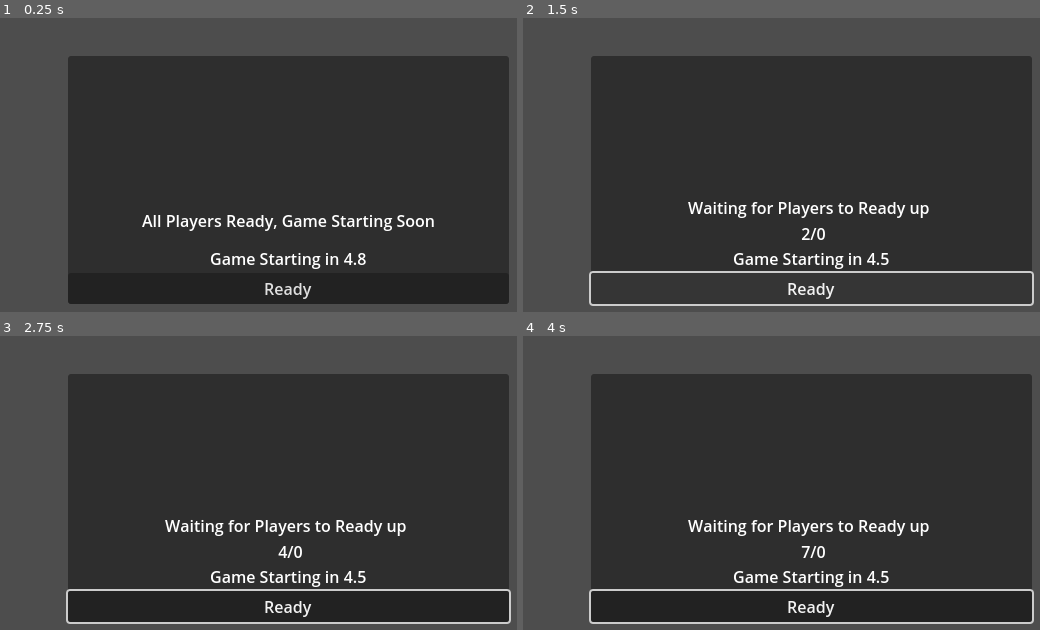
Above: before the commit, frames 1-4 (two rows, left to right).
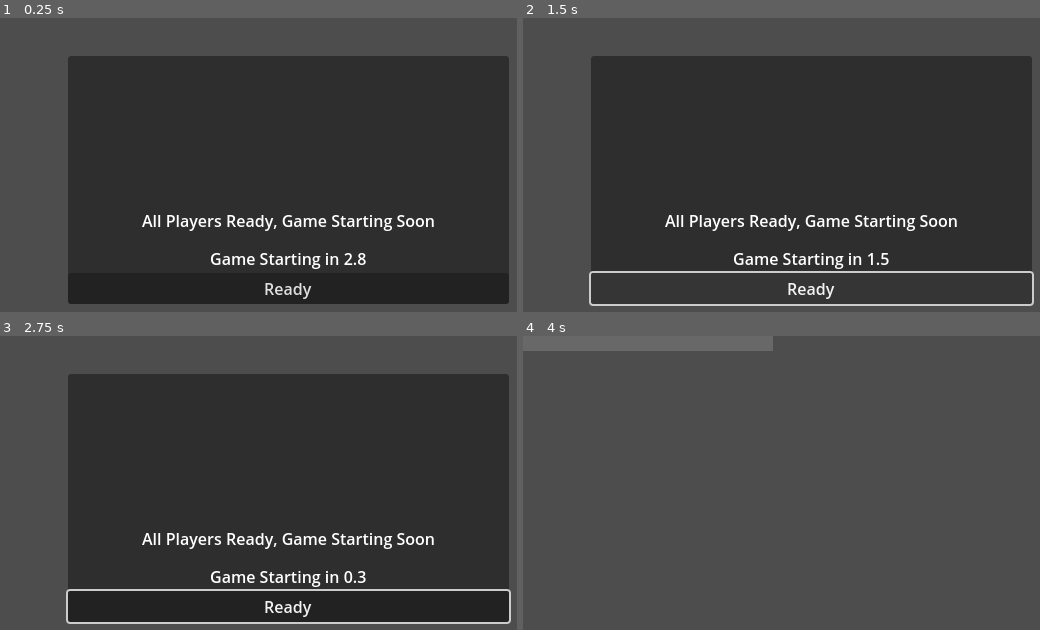
Above: after the commit, the same moments.

Repository: FoxSupp/bidding-brawl
Game: Godot game, scene res://scenes/bidding_menu.tscn
Same seed, same stepped clock (60 frames per second), same inputs: the game is played once before the commit and once after it. This scene is started directly instead of the project's main scene.
Inputs (mouse positions are in pixels of both pictures, inside the frame that each line leads up to):
- Up to frame 1 (0.25 s): no input
- Up to frame 2 (1.5 s): click "Ready" at 0.5 s; click "Ready" at 1.25 s
- Up to frame 3 (2.75 s): tap Enter at 2 s; move the mouse to (413, 483) at 2.02 s; hold D (move_right) from 2.03 s (still down); click (413, 483) at 2.1 s; tap Space (jump) at 2.27 s
- Up to frame 4 (4 s): tap Space (jump) at 2.75, 3.02 s; move the mouse to (693, 515) at 2.77 s; click (693, 515) at 2.85 s; tap Enter at 3.5 s; move the mouse to (869, 427) at 3.52 s; release D (move_right) at 3.53 s; hold A (move_left) from 3.53 s (still down); click (869, 427) at 3.6 s

The runs differ from the first frame. In frame 1, less than 0.1% of the frame differs, in the area x 66-69%, y 79-85%; in frame 2, 2.2%; in frame 3, 2.2%; in frame 4, 75%, in the area x 0-99%, y 0-98%.

Commit message:
Refactor bidding menu logic and enhance player readiness handling
- Removed unnecessary signal and streamlined player readiness logic.
- Improved UI updates for player readiness and countdown timer.
- Added new RPC functions for updating player stats and UI based on server authority.
- Enhanced the process of managing player stats display during the bidding phase.

Diff:
--- a/scripts/SessionManager.gd
+++ b/scripts/SessionManager.gd
@@ -2,10 +2,6 @@
 
 
 var player_stats = {}
-
-@rpc("authority", "call_local")
-func sync_player_stats(stats: Dictionary) -> void:
-	player_stats = stats
 
 func newPlayer(peer_id: int) -> void:
 	player_stats[peer_id] = {
--- a/scripts/bidding_menu.gd
+++ b/scripts/bidding_menu.gd
@@ -1,7 +1,6 @@
 extends Control
 
-signal player_ready
-
+const PLAYER_STAT_BLOCK = preload("res://scenes/player_stat_block.tscn")
 @export var ready_players: Array = []
 @onready var button_ready: Button = $Background/ButtonReady
 @onready var label_ready_players: Label = $Background/LabelReadyPlayers
@@ -9,55 +8,61 @@
 @onready var timer_start_round: Timer = $TimerStartRound
 @onready var label_timer_countdown: Label = $Background/LabelTimerCountdown
 
-const PLAYER_STAT_BLOCK = preload("res://scenes/player_stat_block.tscn")
+const NEW_ROUND_TIMER: float = 3.0
 
 func _ready() -> void:
-	label_ready_players.text = "Waiting for Players to Ready up \n 0/" + str(NetworkManager.players.size())
-	button_ready.pressed.connect(_ready_button_pressed)
-	player_ready.connect(_update_display)
-	_update_player_stats_display()
+	label_ready_players.text = "Waiting for Players to Ready up \n0/" + str(NetworkManager.players.size())
+	button_ready.pressed.connect(func(): rpc("ready_player"))
+	if multiplayer.is_server():
+		_update_stats()
+		rpc("update_player_stats_from_server", SessionManager.player_stats)
 
-# Called every frame. 'delta' is the elapsed time since the previous frame.
-func _process(delta: float) -> void:
-	if multiplayer.is_server():
-		if ready_players.size() >= NetworkManager.players.size():
+func _process(_delta: float) -> void:
+	if not multiplayer.is_server(): return
+	var all_ready = ready_players.size() >= NetworkManager.players.size()
+	if all_ready:
+		if timer_start_round.is_stopped():
+			timer_start_round.start(NEW_ROUND_TIMER)
 			timer_start_round.timeout.connect(func(): NetworkManager.rpc("start_game"))
-	_update_display()
+		rpc("update_all_ready_ui", timer_start_round.time_left)
+	else:
+		rpc("update_waiting_ui", ready_players.size(), NetworkManager.players.size())
 
 @rpc("any_peer", "call_local")
 func ready_player():
-	ready_players.append(multiplayer.get_remote_sender_id())
-	emit_signal("player_ready")
+	if multiplayer.is_server():
+		ready_players.append(multiplayer.get_remote_sender_id())
 
-func _ready_button_pressed():
-	rpc("ready_player")
+@rpc("authority", "call_local")
+func update_waiting_ui(ready_count: int, total_count: int):
+	label_ready_players.text = "Waiting for Players to Ready up \n" + str(ready_count) + "/" + str(total_count)
+	label_timer_countdown.hide()
 
-func _start_timer():
-	if not timer_start_round.is_stopped():
-		return
-	timer_start_round.start()
+@rpc("authority", "call_local")
+func update_all_ready_ui(time_left: float):
+	label_ready_players.text = "All Players Ready, Game Starting Soon"
+	label_timer_countdown.show()
+	label_timer_countdown.text = "Game Starting in " + str("%.1f" % time_left)
 
-func _update_display():
-	if ready_players.size() == NetworkManager.players.size():
-		label_ready_players.text = "All Players Ready, Game Starting Soon"
-		label_timer_countdown.show()
-		_start_timer()
-		label_timer_countdown.text = "Game Starting in " + str("%.1f" % timer_start_round.time_left)
-	else:
-		label_ready_players.text = "Waiting for Players to Ready up \n " + str(ready_players.size()) + "/" + str(NetworkManager.players.size())
-	# Ready = all show text game starting soon
+@rpc("authority", "call_local")
+func update_player_stats_from_server(stats_data: Dictionary):
+	for child in player_stats.get_children(): child.queue_free()
+	for peer_id in stats_data:
+		var data = stats_data[peer_id]
+		if typeof(data) == TYPE_DICTIONARY:
+			var block = PLAYER_STAT_BLOCK.instantiate()
+			player_stats.add_child(block)
+			block.get_node("Panel/LabelUsername").text = str(data["username"])
+			block.get_node("Panel/LabelMoney").text = "Money: " + str(data["money"])
+			block.get_node("Panel/LabelWins").text = "Wins: " + str(data["wins"])
 
-func _update_player_stats_display() -> void:
-	for player_stat_block in player_stats.get_children():
-		player_stat_block.queue_free()
-
+func _update_stats():
+	for child in player_stats.get_children(): child.queue_free()
 	for peer_id in SessionManager.player_stats:
-		var player_data = SessionManager.player_stats[peer_id]
-		if typeof(player_data) == TYPE_DICTIONARY:
-			var player_stat_block = PLAYER_STAT_BLOCK.instantiate()
-			player_stats.add_child(player_stat_block)
-
-			# Update the display with actual data
-			player_stat_block.get_node("Panel/LabelUsername").text = str(player_data["username"])
-			player_stat_block.get_node("Panel/LabelMoney").text = "Money: " + str(player_data["money"])
-			player_stat_block.get_node("Panel/LabelWins").text = "Wins: " + str(player_data["wins"])
+		var data = SessionManager.player_stats[peer_id]
+		if typeof(data) == TYPE_DICTIONARY:
+			var block = PLAYER_STAT_BLOCK.instantiate()
+			player_stats.add_child(block)
+			block.get_node("Panel/LabelUsername").text = str(data["username"])
+			block.get_node("Panel/LabelMoney").text = "Money: " + str(data["money"])
+			block.get_node("Panel/LabelWins").text = "Wins: " + str(data["wins"])
--- a/scripts/game.gd
+++ b/scripts/game.gd
@@ -65,5 +65,4 @@
 	NetworkManager.game_started = false
 	await get_tree().create_timer(1).timeout
 	if multiplayer.is_server():
-		SessionManager.rpc("sync_player_stats", SessionManager.player_stats)
 		NetworkManager.rpc("change_to_bidding")
